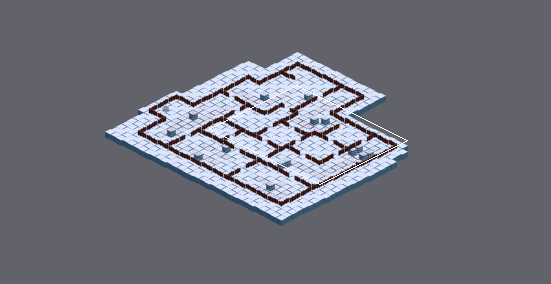
Tiled map (JSON): TBSA/Bin/Data/Tiled/6_IcyFortress.json. Above: a wide view before the commit, with the close-up outlined.
Close-up. Earlier state:
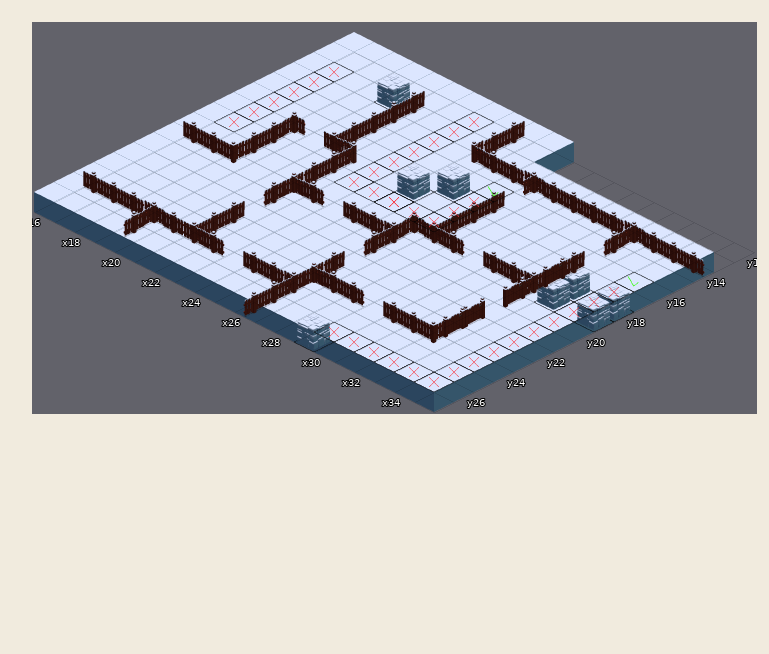
Cells are 128x64 px. Isometric: x runs down to the right, y down to the left. Shown: x 16..35, y 12..27. The commit also changed other parts of the map, which this record leaves out.
New version:
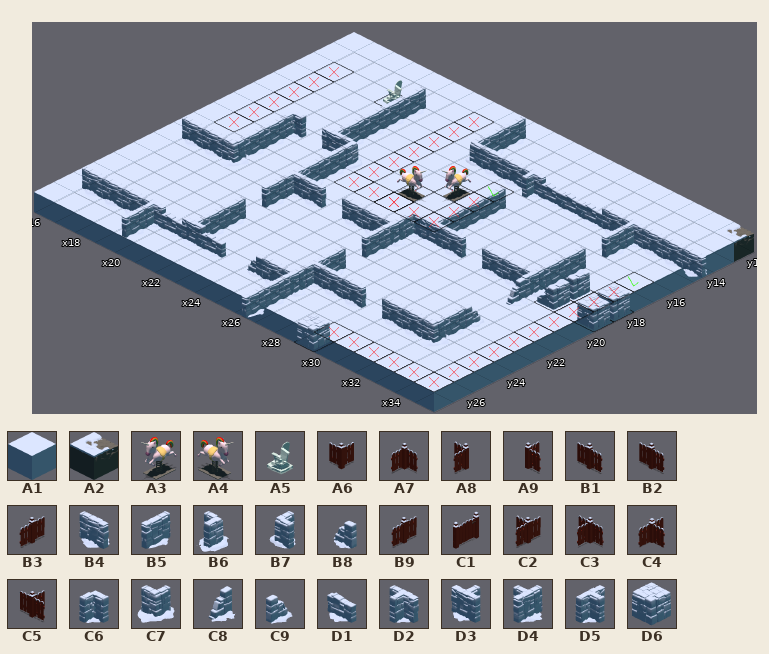
Key: from "tileSheetFloors": A1 16, A2 45; from "tileSheetProps": A3 8, A4 9, A5 71; from "tileSheetWalls": A6 1, A7 2, A8 3, A9 4, B1 5, B2 6, B3 7, B4 8, B5 9, B6 10, B7 11, B8 12, B9 16, C1 17, C2 19, C3 20, C4 21, C5 22, C6 26, C7 27, C8 28, C9 29, D1 45, D2 56, D3 57, D4 58, D5 59, D6 120.
__ is an empty cell.
Changes in this commit:
Layer "Floor":
The edit adds tile A1 in row 12 at x 27 to 34; in row 13 at x 27 to 35.
The edit adds tile A2 in row 12 at x 35.
Layer "Covers":
Tile D6 gives way to tile A3 in row 16 at x 25.
Tile D6 gives way to tile A4 in row 17 at x 24.
Tile D6 gives way to tile A5 in row 13 at x 19.
Layer "Walls":
Tile B1 gives way to tile B4 in row 19 at x 28 and 30 to 31; in row 25 at x 16.
Tile B2 gives way to tile B4 in row 14 at x 25 to 26, 31 and 33 to 35; in row 20 at x 16 to 17, 22 and 24 to 25; in row 24 at x 27 to 28 and 30 to 31; in row 25 at x 17 to 18 and 25.
Tile B3 gives way to tile B5 in row 12 at x 24; in row 13 at x 20 and 24; in row 14 at x 20; in row 15 at x 20 and 32; in row 16 at x 20 and 27; in row 17 at x 27 and 32.
Tile B3 gives way to tile B5 in row 18 at x 18, 21 and 27; in row 19 at x 18 and 21; in row 21 at x 21 and 26; in row 23 at x 21 and 26; in row 24 at x 21; in rows 26 to 27 at x 26.
Tile B9 gives way to tile B5 in row 26 at x 19.
Tile C1 gives way to tile B5 in row 18 at x 32; in row 23 at x 32.
Tile A8 gives way to tile B6 in row 17 at x 21.
Tile A9 gives way to tile B7 in row 14 at x 24.
Tile B2 gives way to tile B8 in row 25 at x 24.
Tile A7 gives way to tile C6 in row 17 at x 18; in row 19 at x 26.
Tile A6 gives way to tile C7 in row 20 at x 18; in row 24 at x 32.
Tile C1 gives way to tile C8 in row 20 at x 32.
Tile C1 gives way to tile C9 in row 22 at x 32.
Tile B2 gives way to tile D1 in row 14 at x 28 to 30; in row 25 at x 20 and 22.
Tile C3 gives way to tile D2 in row 14 at x 27 and 32; in row 25 at x 19.
Tile C5 gives way to tile D3 in row 17 at x 20; in row 19 at x 27; in row 25 at x 21.
Tile C2 gives way to tile D4 in row 19 at x 32; in row 20 at x 26; in row 25 at x 26.
Tile C4 gives way to tile D5 in row 20 at x 21; in row 24 at x 26.
Where, in picture pixels (left, top, right, bottom), the same in both close-ups:
changed: (82, 75, 754, 348)
